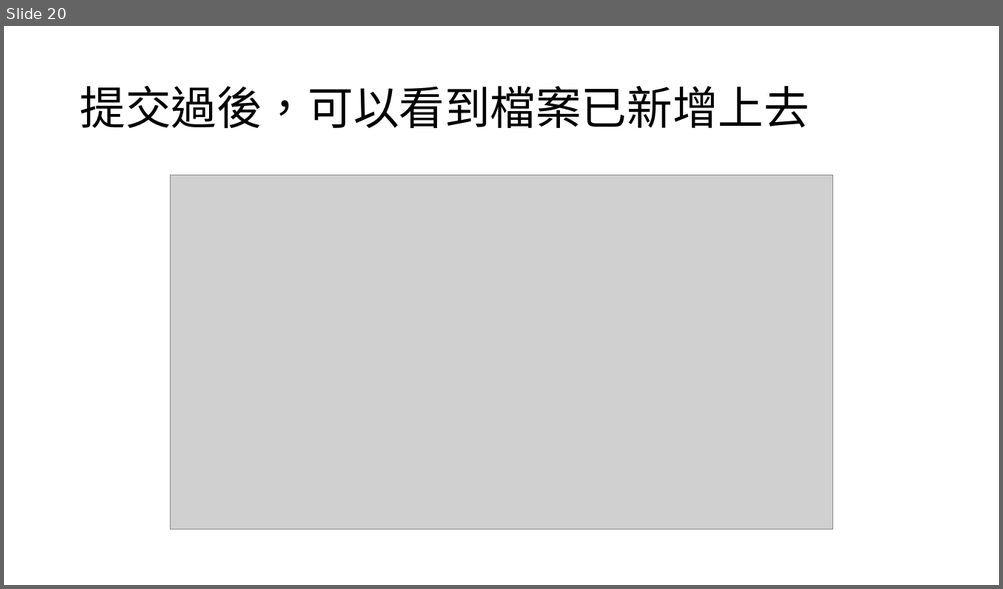
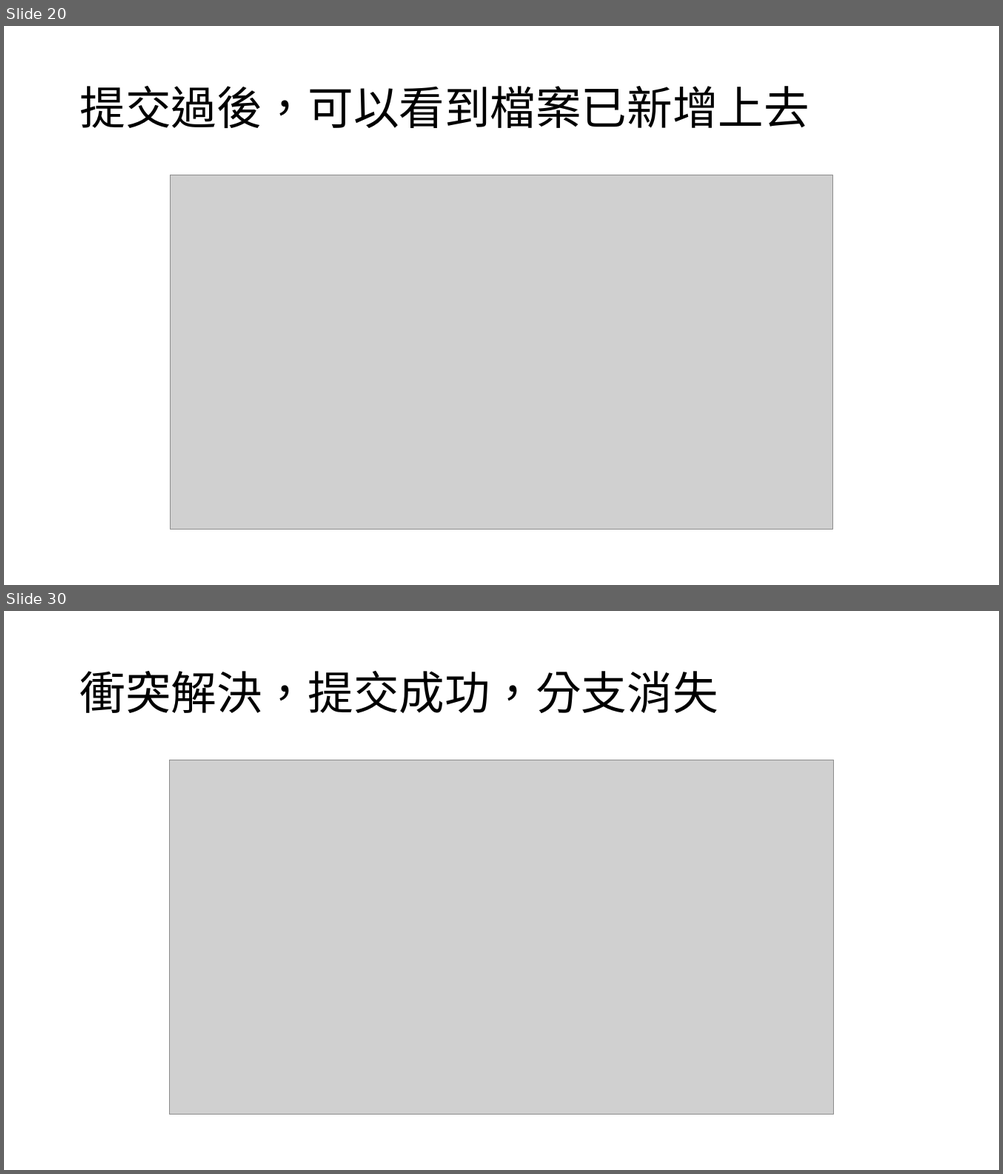
Before and after one commit to ShyDawTon/AIprogram, a slide deck: git使用教學.pptx. Shown one above the other, each under a label of ours: slide 20 before the commit, slides 20 and 30 after it; the slides between them are not shown. The pictures are 1003x589 and 1003x1174 pixels, drawn with LibreOffice and Linux fonts; fonts in the diff are those of the drawing; grey boxes stand for pictures. Boxes give left, top, right and bottom in pixels: in the first picture for what was removed or moved away, otherwise in the second. Text is boxed around its words. In the diff, an @@ line names an element or a change of style, - is before the commit and + after.

Commit message:
git使用教學ppt更新，新增解決衝突部分

```diff
--- a/git使用教學.pptx
+++ b/git使用教學.pptx
@@ slide 30 added at (x1=4, y1=611, x2=999, y2=1170), background #FFFFFF @@
@@ title added at (x1=79, y1=671, x2=717, y2=713), 44 pt, text #000000 @@
+衝突解決，提交成功，分支消失
@@ picture added at (x1=169, y1=760, x2=834, y2=1116) @@
```
Also in this commit, not shown: 9 other slides added.
